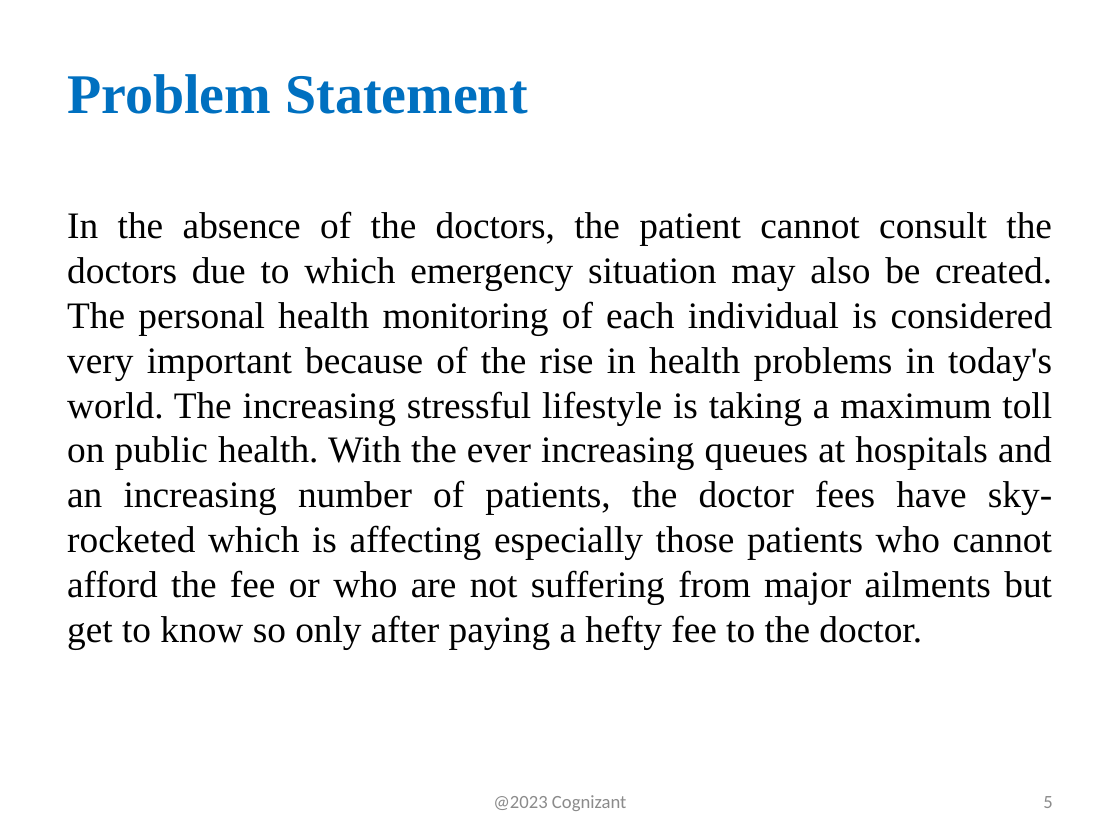
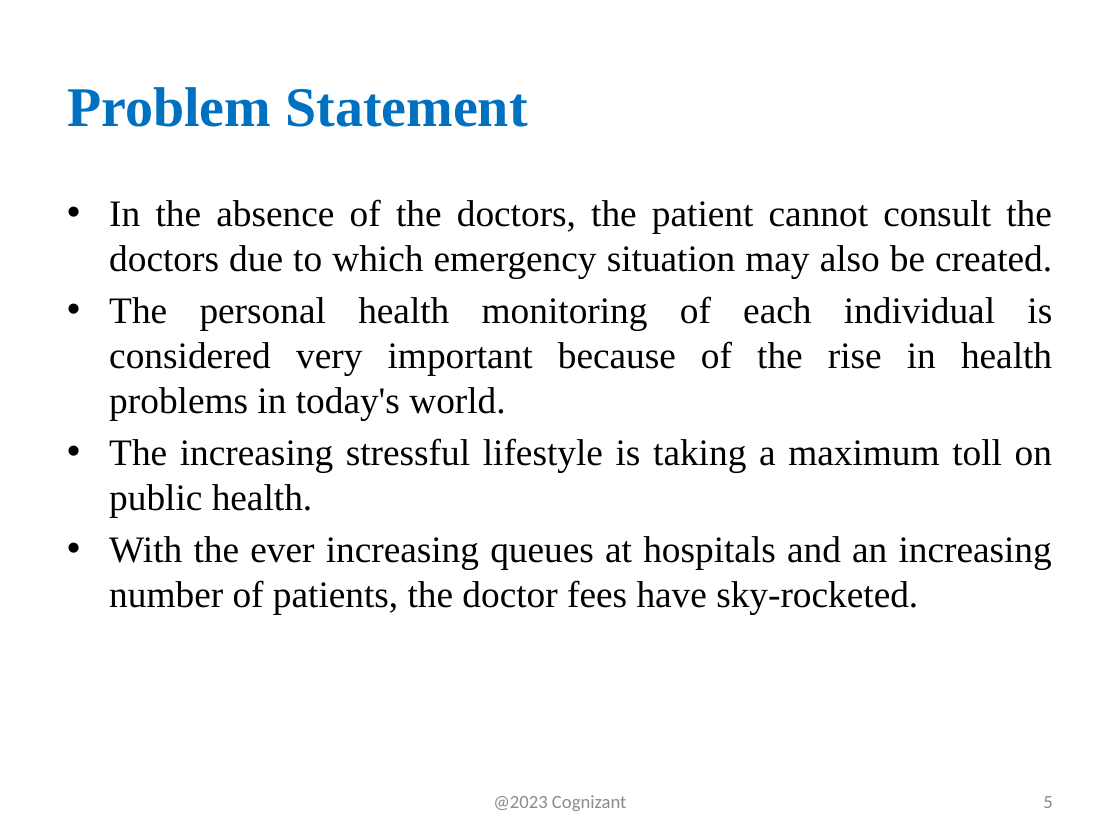
Before and after one commit to Poojavishv/PatientHealthMonitoringPortal, a slide deck: slide 5 of Patient Health Monitoring Portal.pptx. Drawn at 1120x840 pixels with LibreOffice and Linux fonts; fonts in the diff are those of the drawing. Boxes give left, top, right and bottom in pixels: in the first picture for what was removed or moved away, otherwise in the second. Text is boxed around its words. In the diff, an @@ line names an element or a change of style, - is before the commit and + after.

```diff
--- a/Patient Health Monitoring Portal.pptx
+++ b/Patient Health Monitoring Portal.pptx
@@ title "Problem Statement": place and size @@
-title "Problem Statement" at bbox=[67, 74, 527, 114]
+title "Problem Statement" at bbox=[67, 87, 527, 127]
@@ text at bbox=[109, 199, 1052, 614]: text changed @@
-In the absence of the doctors, the patient cannot consult the doctors due to which emergency situation may also be created. The personal health monitoring of each individual is considered very important because of the rise in health problems in today's world. The increasing stressful lifestyle is taking a maximum toll on public health. With the ever increasing queues at hospitals and an increasing number of patients, the doctor fees have sky-rocketed which is affecting especially those patients who cannot afford the fee or who are not suffering from major ailments but get to know so only after paying a hefty fee to the doctor.
+• In the absence of the doctors, the patient cannot consult the doctors due to which emergency situation may also be created.
+• The personal health monitoring of each individual is considered very important because of the rise in health problems in today's world.
+• The increasing stressful lifestyle is taking a maximum toll on public health.
+• With the ever increasing queues at hospitals and an increasing number of patients, the doctor fees have sky-rocketed.
```
Also in this commit, not shown: 5 other slides changed.
